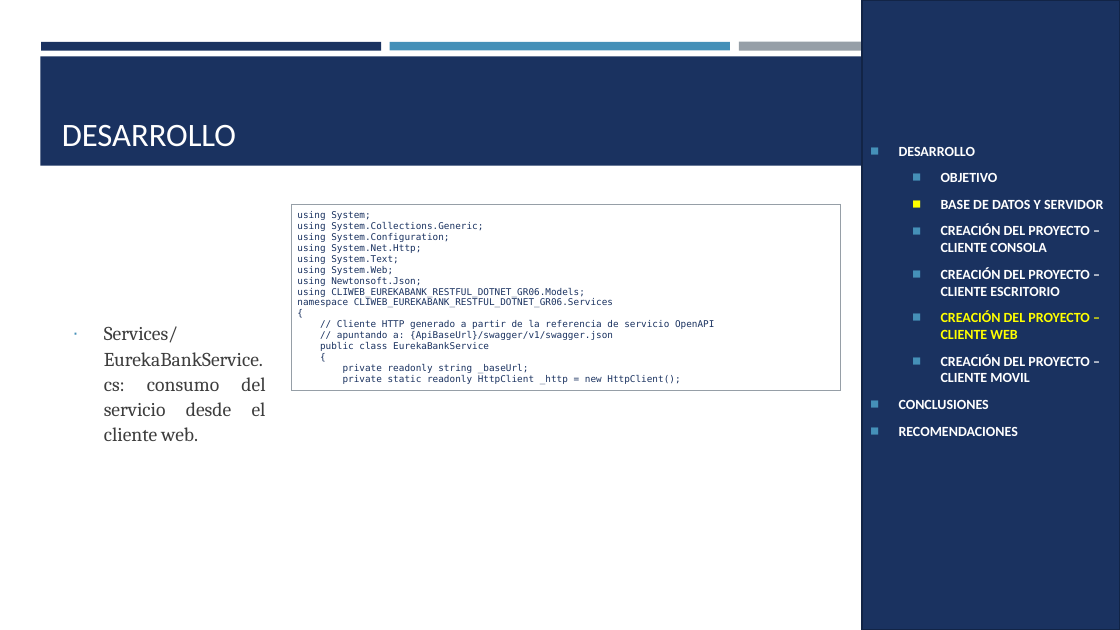
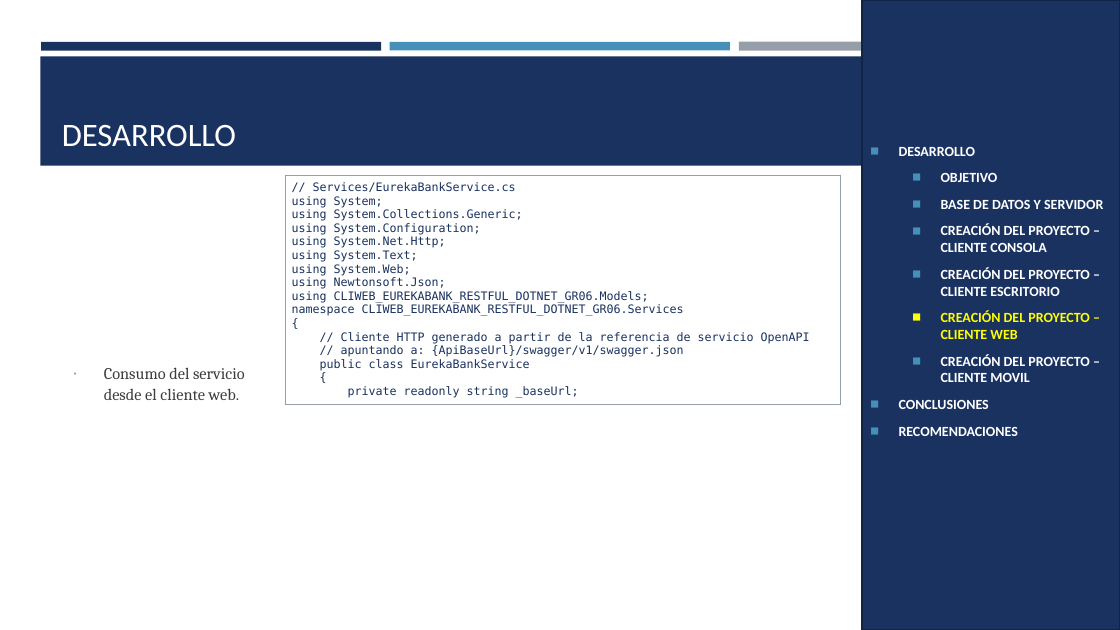
Before and after one commit to MATEOCAIZA/TG.1.4.-PAO202651_EUREKA_BDD_LOCAL_RESTFUL_DOTNET_NRC36884_GR06, a slide deck: slide 17 of 05. DOCUMENTACION/PRESENTACION TG.1.4. EUREKABANK RESTFUL con BDD LOCAL en .NET GR06.pptx. Drawn at 1120x630 pixels with LibreOffice and Linux fonts; fonts in the diff are those of the drawing. Boxes give left, top, right and bottom in pixels: in the first picture for what was removed or moved away, otherwise in the second. Text is boxed around its words. In the diff, an @@ line names an element or a change of style, - is before the commit and + after.

```diff
--- a/05. DOCUMENTACION/PRESENTACION TG.1.4. EUREKABANK RESTFUL con BDD LOCAL en .NET GR06.pptx
+++ b/05. DOCUMENTACION/PRESENTACION TG.1.4. EUREKABANK RESTFUL con BDD LOCAL en .NET GR06.pptx
@@ table at (286, 175, 840, 402) @@
-row 1, column 1: using System; / using System.Collections.Generic; / using System.Configuration; / using System.Net.Http; / using System.Text; / using System.Web; / using Newtonsoft.Json; / using CLIWEB_EUREKABANK_RESTFUL_DOTNET_GR06.Models; / namespace CLIWEB_EUREKABANK_RESTFUL_DOTNET_GR06.Services / { / // Cliente HTTP generado a partir de la referencia de servicio OpenAPI / // apuntando a: {ApiBaseUrl}/swagger/v1/swagger.json / public class EurekaBankService / { / private readonly string _baseUrl; / private static readonly HttpClient _http = new HttpClient();
+row 1, column 1: // Services/EurekaBankService.cs / using System; / using System.Collections.Generic; / using System.Configuration; / using System.Net.Http; / using System.Text; / using System.Web; / using Newtonsoft.Json; / using CLIWEB_EUREKABANK_RESTFUL_DOTNET_GR06.Models; / namespace CLIWEB_EUREKABANK_RESTFUL_DOTNET_GR06.Services / { / // Cliente HTTP generado a partir de la referencia de servicio OpenAPI / // apuntando a: {ApiBaseUrl}/swagger/v1/swagger.json / public class EurekaBankService / { / private readonly string _baseUrl;
@@ table: place and size @@
-table at (292, 204, 840, 391)
+table at (286, 175, 840, 402)
@@ text at (104, 367, 245, 400): text changed; size 16.8 to 14 pt @@
-∙ Services/EurekaBankService.cs: consumo del servicio desde el cliente web.
+∙ Consumo del servicio desde el cliente web.
```
Also in this commit, not shown: 21 other slides changed, 3 other files.
